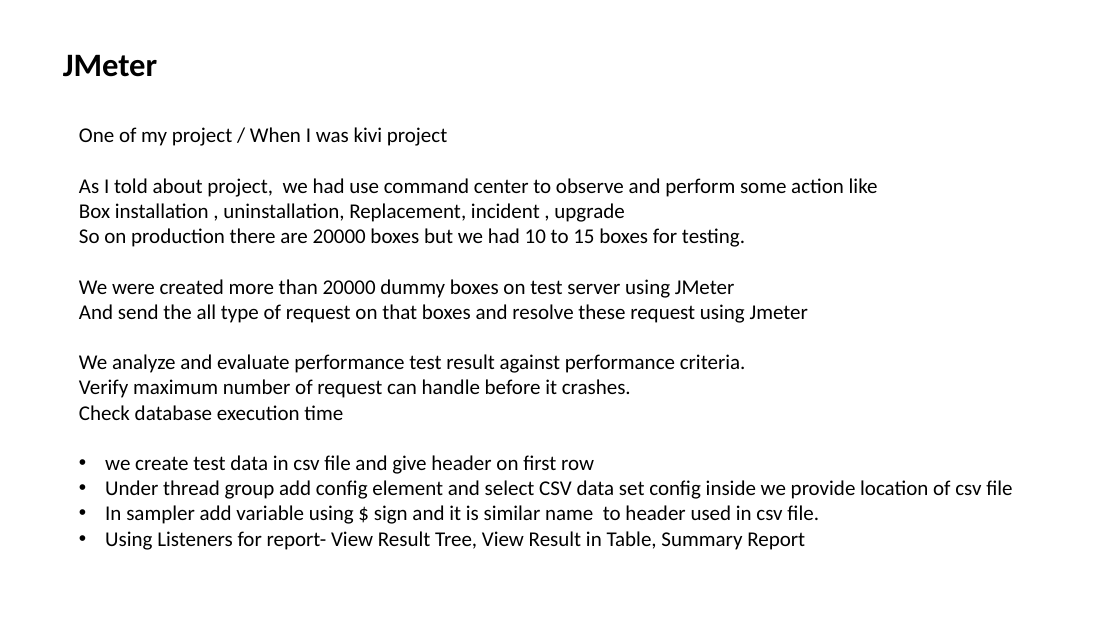
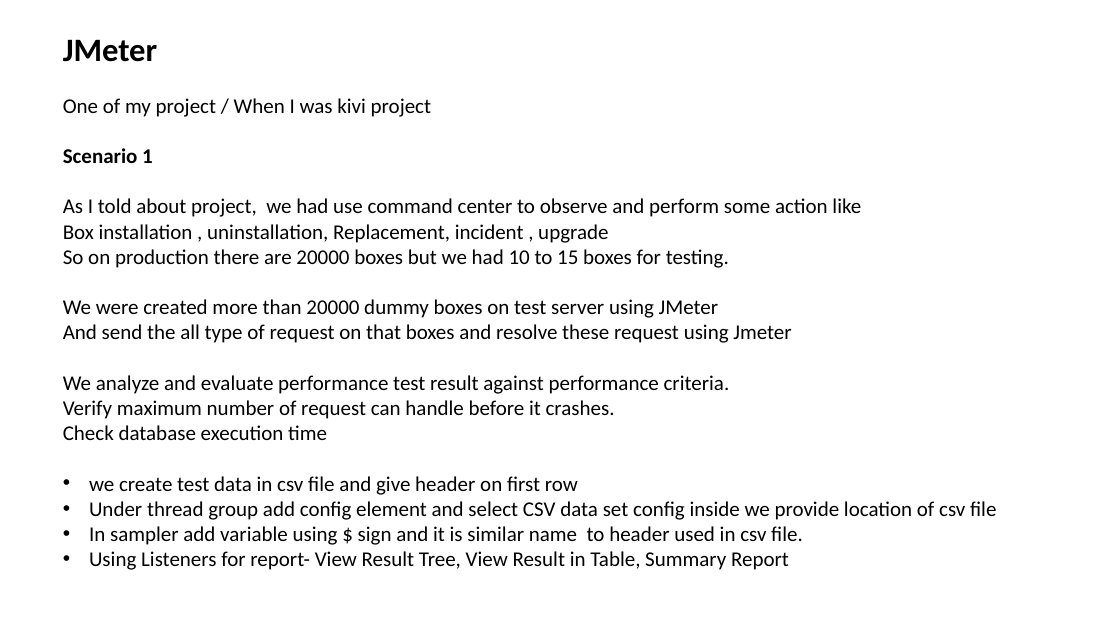
Before and after one commit to rohitb13/images, a slide deck: slide 21 of Combilne_Doc/For_KPIT_IP.pptx (slide 9 before the commit). Drawn at 1120x630 pixels with LibreOffice and Linux fonts; fonts in the diff are those of the drawing. Boxes give left, top, right and bottom in pixels: in the first picture for what was removed or moved away, otherwise in the second. Text is boxed around its words. In the diff, an @@ line names an element or a change of style, - is before the commit and + after.

```diff
--- a/Combilne_Doc/For_KPIT_IP.pptx
+++ b/Combilne_Doc/For_KPIT_IP.pptx
@@ text "JMeter": place and size @@
-text "JMeter" at (63, 54, 157, 77)
+text "JMeter" at (63, 39, 157, 62)
@@ text "One of my project / ...": place and size @@
-text "One of my project / ..." at (79, 127, 1012, 550)
+text "One of my project / ..." at (63, 98, 996, 570)
@@ text at (63, 148, 153, 163): paragraph added @@
+Scenario 1
```
Also in this commit, not shown: 3 other slides changed, 15 slides added, 4 other files.
